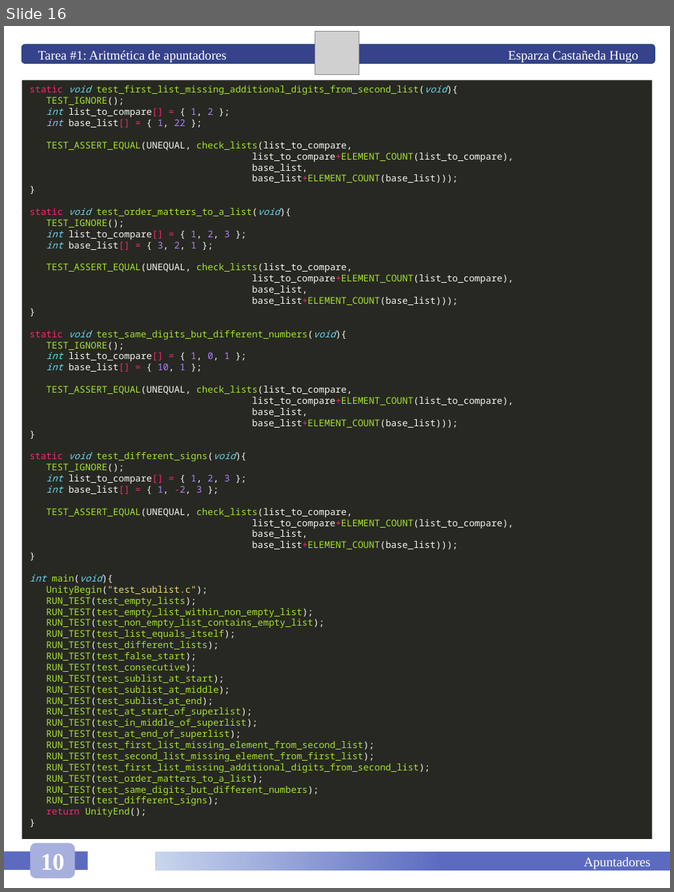
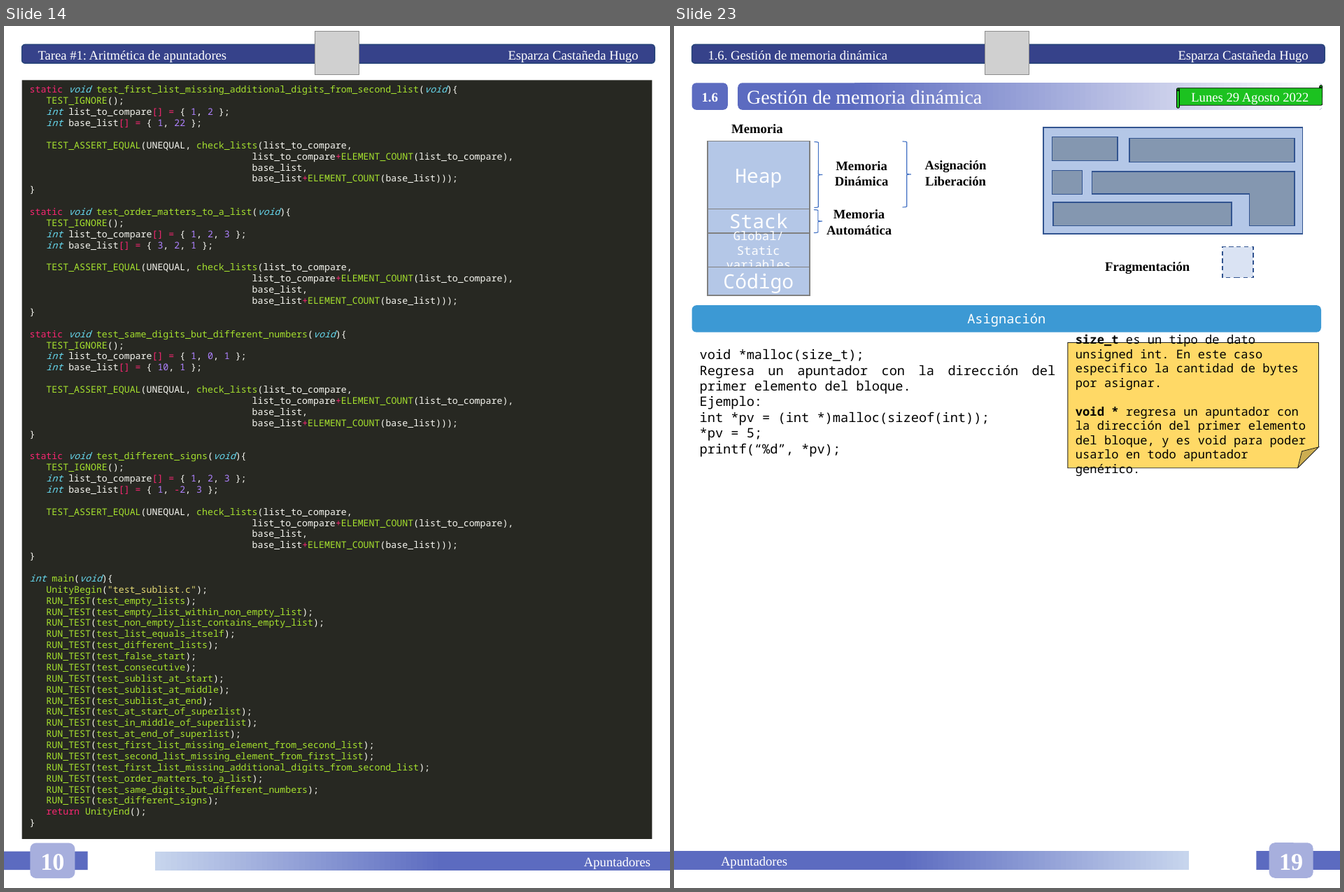
Before and after one commit to HugoEsparzaC/Libreta-Estructuras-II, a slide deck: Estructuras de Datos II.pptx. Shown side by side, each under a label of ours: slide 16 before the commit, slides 14 and 23 after it; the slides between them are not shown. The pictures are 674x892 and 1344x892 pixels, drawn with LibreOffice and Linux fonts; fonts in the diff are those of the drawing; grey boxes stand for pictures. Boxes give left, top, right and bottom in pixels: in the first picture for what was removed or moved away, otherwise in the second. Text is boxed around its words. In the diff, an @@ line names an element or a change of style, - is before the commit and + after.

```diff
--- a/Estructuras de Datos II.pptx
+++ b/Estructuras de Datos II.pptx
@@ slide 23 added at bbox=[674, 26, 1340, 888], background #FFFFFF @@
@@ rounded rectangle added at bbox=[692, 45, 1326, 64], fill #36428A, outline #28457A 1 pt, 12 pt, text #FFFFFF @@
+1.6. Gestión de memoria dinámica Esparza Castañeda Hugo
@@ picture added at bbox=[986, 31, 1029, 74] @@
@@ rounded rectangle added at bbox=[692, 83, 728, 110], fill #5C6BC0, 12 pt, text #FFFFFF, bold @@
+1.6
@@ rounded rectangle added at bbox=[738, 83, 1322, 110], fill gradient #5C6BC0 to #FFFFFF, 18 pt, text #FFFFFF @@
+Gestión de memoria dinámica
@@ horizontal scroll added at bbox=[1177, 85, 1323, 109], fill #1CC220, outline #000000 0.5 pt, 12 pt, text #FFFFFF @@
+Lunes 29 Agosto 2022
@@ text added at bbox=[731, 124, 782, 134], 12 pt, text #000000, bold @@
+Memoria
@@ right brace added at bbox=[814, 142, 823, 208], outline #4472C4 0.75 pt @@
@@ right brace added at bbox=[903, 141, 911, 207], outline #4472C4 0.75 pt @@
@@ text added at bbox=[835, 161, 889, 186], 12 pt, text #000000, bold @@
+Memoria
+Dinámica
@@ text added at bbox=[925, 160, 987, 186], 12 pt, text #000000, bold @@
+Asignación
+Liberación
@@ group added at bbox=[1044, 128, 1303, 234]: 5 rectangles, 1 corner @@
@@ right brace added at bbox=[813, 209, 822, 232], outline #4472C4 0.75 pt @@
@@ text added at bbox=[827, 209, 892, 235], 12 pt, text #000000, bold @@
+Memoria
+Automática
@@ rectangle added at bbox=[1223, 247, 1254, 278], fill #DAE3F3, outline #325491 1 pt dashed @@
@@ group added at bbox=[708, 141, 810, 296]: 5 rectangles @@
+Heap
+Stack
+Global/Static variables
+Código
@@ text added at bbox=[1105, 262, 1190, 274], 12 pt, text #000000, bold @@
+Fragmentación
@@ rounded rectangle added at bbox=[692, 305, 1322, 332], fill #3C99D4, 12 pt, text #FFFFFF @@
+Asignación
@@ text added at bbox=[700, 349, 1019, 457], 12 pt, text #000000 @@
+void *malloc(size_t);
+Regresa un apuntador con la dirección del primer elemento del bloque.
+Ejemplo:
+int *pv = (int *)malloc(sizeof(int));
+*pv = 5;
+printf(“%d”, *pv);
@@ folded corner added at bbox=[1068, 342, 1319, 468], fill #FFD966, outline #1E1F1C 0.5 pt, 11 pt, text #000000 @@
+size_t es un tipo de dato unsigned int. En este caso especifico la cantidad de bytes por asignar.
+void * regresa un apuntador con la dirección del primer elemento del bloque, y es void para poder usarlo en todo apuntador genérico.
@@ rounded rectangle added at bbox=[1269, 843, 1313, 878], fill #A7AFDD, 22 pt, text #FFFFFF, bold @@
+19
@@ rectangle added at bbox=[674, 851, 1189, 870], fill gradient #5C6BC0 to #C7D5ED, 12 pt, text #FFFFFF @@
+Apuntadores
@@ rectangle added at bbox=[1256, 851, 1340, 870], fill #5C6BC0 @@
@@ what was slide 16 is now slide 14 @@
```
Also in this commit, not shown: 3 slides changed, 8 other slides added, 2 slides removed, 1 other file.
